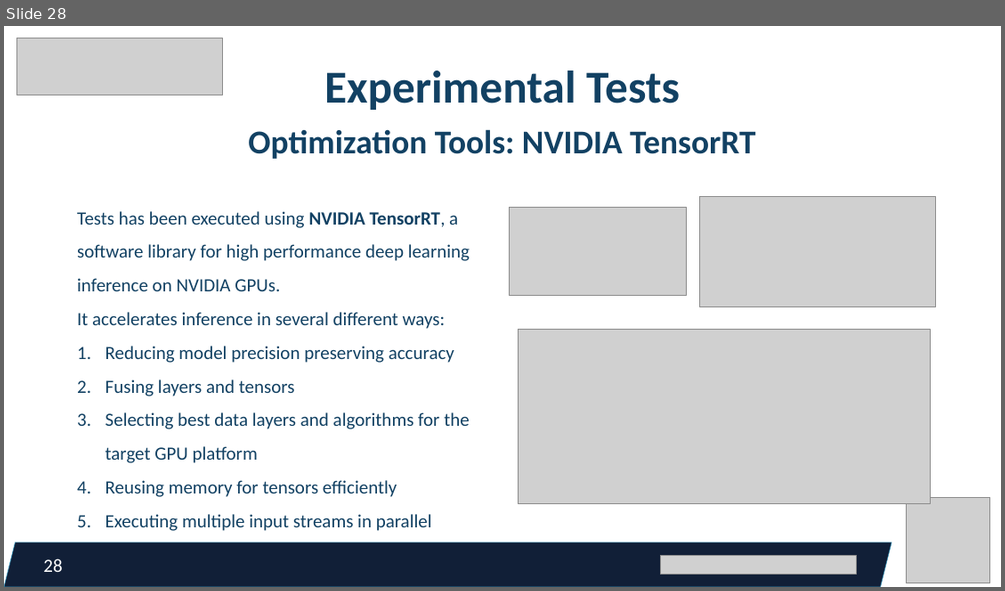
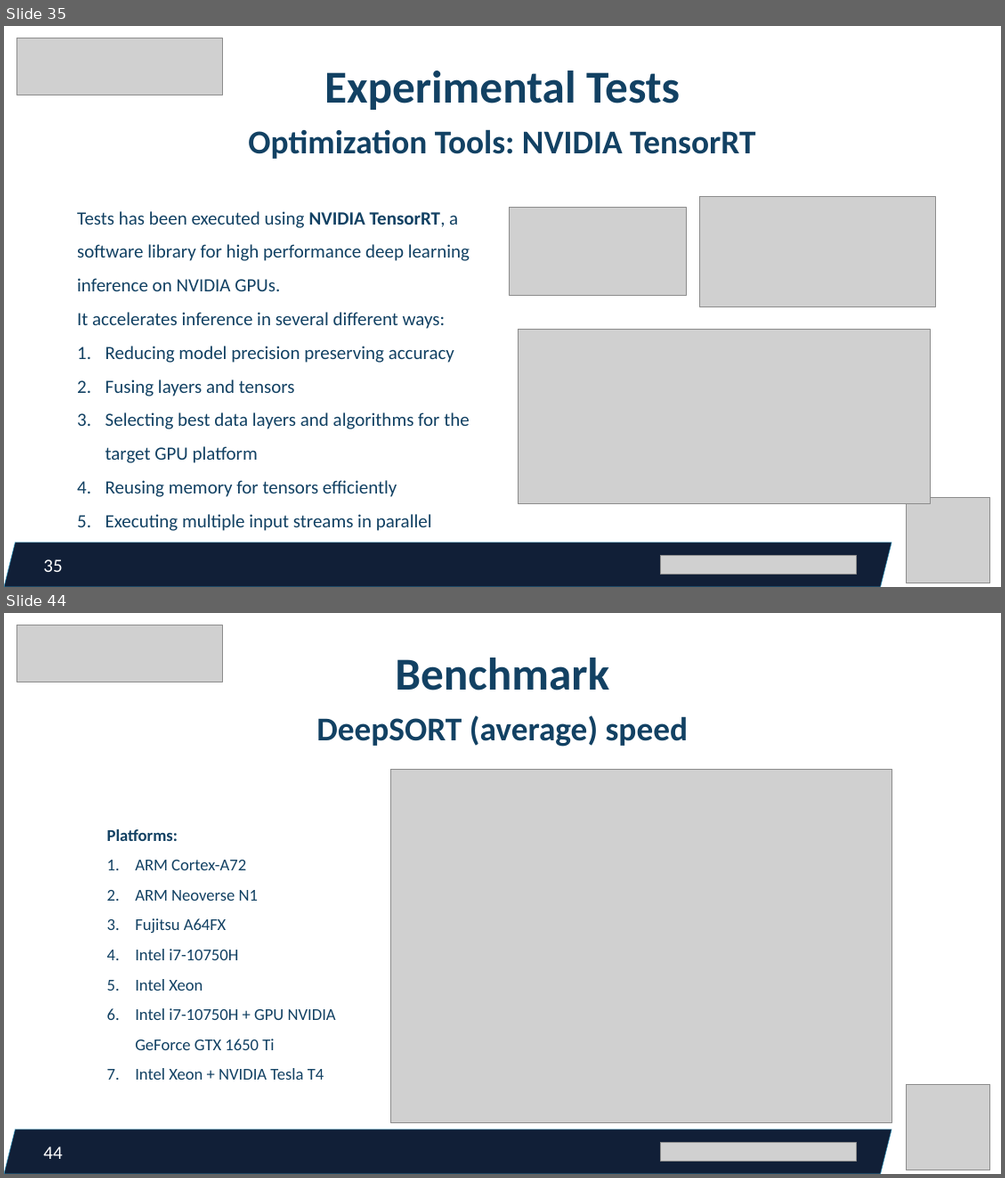
Before and after one commit to federicorossifr/eupilot-cini-mandown, a slide deck: pp_12_01_23.pptx. Shown one above the other, each under a label of ours: slide 28 before the commit, slides 35 and 44 after it; the slides between them are not shown. The pictures are 1005x591 and 1005x1178 pixels, drawn with LibreOffice and Linux fonts; fonts in the diff are those of the drawing; grey boxes stand for pictures. Boxes give left, top, right and bottom in pixels: in the first picture for what was removed or moved away, otherwise in the second. Text is boxed around its words. In the diff, an @@ line names an element or a change of style, - is before the commit and + after.

```diff
--- a/pp_12_01_23.pptx
+++ b/pp_12_01_23.pptx
@@ slide 44 added at [4,613,1001,1174], background #FFFFFF @@
@@ picture added at [16,625,223,682] @@
@@ text added at [395,657,609,690], 44 pt, text #124163, bold @@
+Benchmark
@@ text added at [316,715,688,747], 32 pt, text #124163, bold @@
+DeepSORT (average) speed
@@ picture added at [391,769,891,1122] @@
@@ text added at [107,829,336,1079], 16 pt, text #124163 @@
+Platforms:
+1. ARM Cortex-A72
+2. ARM Neoverse N1
+3. Fujitsu A64FX
+4. Intel i7-10750H
+5. Intel Xeon
+6. Intel i7-10750H + GPU NVIDIA GeForce GTX 1650 Ti
+7. Intel Xeon + NVIDIA Tesla T4
@@ picture added at [906,1084,989,1170] @@
@@ parallelogram added at [4,1129,891,1174], fill #111F37, outline #3494BA 0.5 pt @@
@@ page number added at [43,1146,62,1159], 18 pt, text #FFFFFF @@
+44
@@ picture added at [661,1143,857,1160] @@
@@ what was slide 28 is now slide 35 @@
@@ page number at [43,559,62,572]: text changed @@
-28
+35
```
Also in this commit, not shown: 11 slides changed, 8 other slides added.
